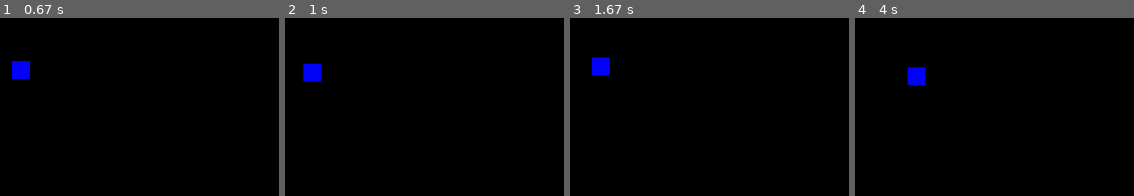
Above: before the commit, frames 1-4 (left to right).
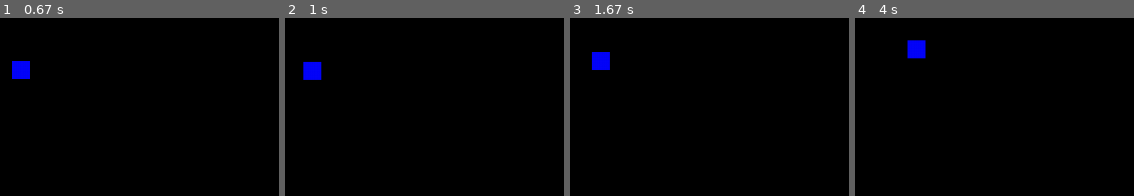
Above: after the commit, the same moments.

Repository: rukarangi/PygamePhysics
Game: pygame game, started from game.py
Two runs of this game, one before a commit and one after it. Both use one fixed random seed, a clock stepped at 60 frames per second and the inputs below.
Inputs (mouse positions are in pixels of both pictures, inside the frame that each line leads up to):
- Up to frame 1 (0.67 s): press the mouse at (outside the picture) at 0.37 s; move the mouse to (outside the picture) at 0.47 s; release the mouse at (outside the picture) at 0.6 s
- Up to frame 2 (1 s): press the mouse at (outside the picture) at 0.7 s; move the mouse to (outside the picture) at 0.8 s; release the mouse at (outside the picture) at 0.93 s
- Up to frame 3 (1.67 s): press the mouse at (outside the picture) at 1.03 s; move the mouse to (outside the picture) at 1.13 s; release the mouse at (outside the picture) at 1.27 s; press the mouse at (outside the picture) at 1.37 s; move the mouse to (outside the picture) at 1.47 s; release the mouse at (outside the picture) at 1.6 s
- Up to frame 4 (4 s): press the mouse at (outside the picture) at 1.7 s; move the mouse to (outside the picture) at 1.8 s; release the mouse at (outside the picture) at 1.93 s; press the mouse at (outside the picture) at 2.03 s; move the mouse to (outside the picture) at 2.13 s; release the mouse at (outside the picture) at 2.27 s; press the mouse at (outside the picture) at 2.37 s; move the mouse to (outside the picture) at 2.47 s; release the mouse at (outside the picture) at 2.6 s; press the mouse at (outside the picture) at 2.7 s; move the mouse to (outside the picture) at 2.8 s; release the mouse at (outside the picture) at 2.93 s; press the mouse at (outside the picture) at 3.03 s; move the mouse to (outside the picture) at 3.13 s; release the mouse at (outside the picture) at 3.27 s; press the mouse at (outside the picture) at 3.37 s; move the mouse to (outside the picture) at 3.47 s; release the mouse at (outside the picture) at 3.6 s; press the mouse at (outside the picture) at 3.7 s; move the mouse to (outside the picture) at 3.8 s; release the mouse at (outside the picture) at 3.93 s

Frame 1 is identical in both runs. In frame 2, 0.2% of the frame differs, in the area x 6-14%, y 24-36%; in frame 3, 0.4%; in frame 4, 1.5%, in the area x 18-26%, y 12-39%.

Commit message:
Bouncy boxes game

Diff:
--- a/game.py
+++ b/game.py
@@ -10,6 +10,10 @@
 screen = pygame.display.set_mode(size=(wWidth, wHeight))
 
 running = True
+
+gravityEnable = False
+frictionEnable = True
+ceilingEnable = True
 
 testx = 500
 testy = 850
@@ -133,11 +137,12 @@
 	#print(aiming)
 
 	# Modifiers
+	if gravityEnable:
+		yModifier += gravity
 
-	yModifier += gravity
-
-	yModifier *= 0.9999
-	xModifier *= 0.9999
+	if frictionEnable:
+		yModifier *= 0.9999
+		xModifier *= 0.9999
 
 	#if xModifier < 0.01:
 	#	xModifier = 0
@@ -158,6 +163,10 @@
 		if testy > wHeight - 20:
 			yModifier *= -1
 			yRebound = framecounter
+		if ceilingEnable:
+			if testy < 0:
+				yModifier *= -1
+				yRebound = framecounter
 
 	if framecounter % 10 == 0:
 		testx += xModifier
